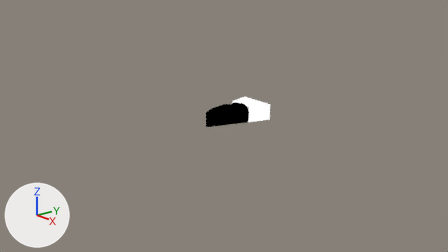
The Blender file pie.blend, before and after one commit.
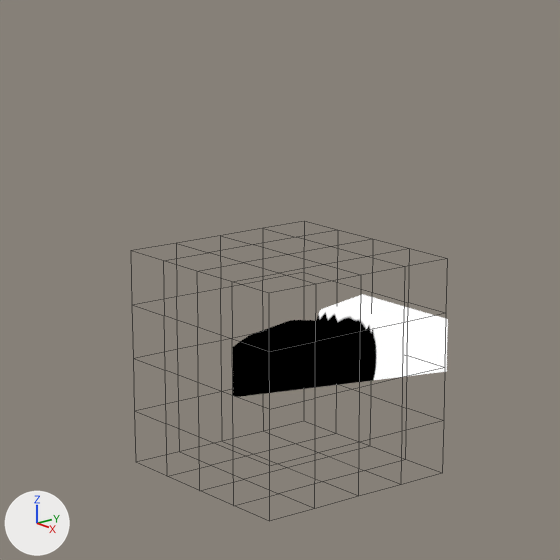
Each version appears first from the file's camera 'Camera', and next in a close-up on the part from 30% to 68% of the width and 4% to 70% of the height. Lighting does not change. The marker at lower left points along +X, +Y and +Z. The close-ups show mesh edges as thin lines.
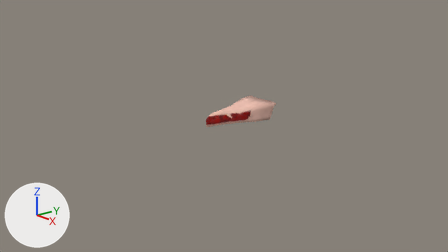
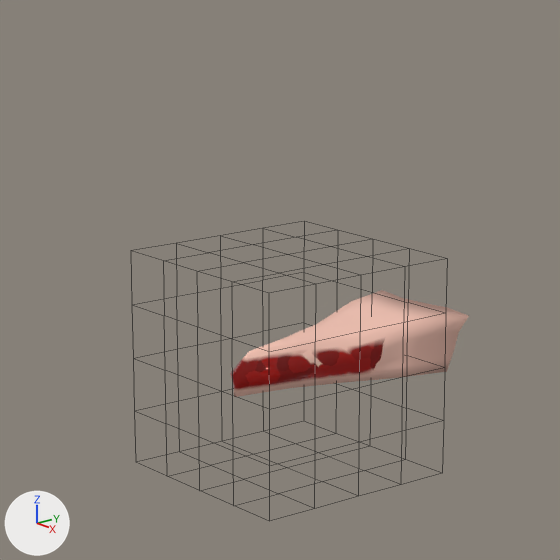
Location of each change, [x1, y1, x2, y2] in pixels of the close-ups (560 x 560 px):
'Cube', surface changed, shading changed, modifiers changed
    before: [232, 294, 448, 397]
    after: [230, 290, 469, 397]

The change, as a diff of the scene's bpy script:
```diff
--- a/pie.blend.py
+++ b/pie.blend.py
@@ ng_nodegroup_001 @@
 _s = ng_nodegroup_001.interface.new_socket(name='Vector', in_out='INPUT', socket_type='NodeSocketVector')
 _s.max_value = -10000.0
-_s = ng_nodegroup_001.interface.new_socket(name='Vector', in_out='INPUT', socket_type='NodeSocketVector')
-_s.min_value = 0.0
-_s.max_value = -10000.0
 _N = ng_nodegroup_001.nodes; _L = ng_nodegroup_001.links
@@ ng_nodegroup_001 @@
 n1 = _N.new('ShaderNodeMapRange'); n1.name = 'Map Range'
 n1.inputs[1].default_value = -1.0  # 'From Min'
-n1.inputs[3].default_value = 0.03  # 'To Min'
+n1.inputs[3].default_value = 0.01  # 'To Min'
 n1.inputs[4].default_value = 0.6  # 'To Max'
@@ ng_nodegroup_001 @@
 n5 = _N.new('NodeGroupInput'); n5.name = 'Group Input'
 n3 = _N.new('ShaderNodeVectorMath'); n3.name = 'Vector Math.002'
 _L.new(n5.outputs[0], n0.inputs[0])  # 'Vector' to 'Vector'
-_L.new(n5.outputs[1], n3.inputs[0])  # 'Vector' to 'Vector'
 _L.new(n3.outputs[0], n4.inputs[0])  # 'Vector' to 'Vector'
@@ ng_nodegroup_001 @@
 _L.new(n1.outputs[0], n2.inputs[0])  # 'Result' to 'X'
+_L.new(n5.outputs[0], n3.inputs[0])  # 'Vector' to 'Vector'
@@ ng_nodegroup_003 @@
 ng_nodegroup_003 = bpy.data.node_groups.new('NodeGroup.003', 'ShaderNodeTree')
-# nodes: CombineXYZ, MapRange x2, Math x3, SeparateXYZ, VectorMath x2
+# nodes: CombineXYZ, MapRange, Math x2, SeparateXYZ, VectorMath x2
@@ ng_nodegroup_005 @@
+ng_nodegroup_005 = bpy.data.node_groups.new('NodeGroup.005', 'ShaderNodeTree')
+# nodes: CombineXYZ, MapRange, SeparateXYZ, VectorMath
@@ ng_nodegroup_004 @@
+ng_nodegroup_004 = bpy.data.node_groups.new('NodeGroup.004', 'ShaderNodeTree')
+# nodes: CombineXYZ, MapRange, Math, RGBCurve, SeparateXYZ, VectorMath
@@ mat_material @@
 mat_material = bpy.data.materials.new('Material')
-# nodes: Emission, Group x4, OutputMaterial, VectorMath
+# nodes: BsdfPrincipled x2, Displacement, Group x6, Math x9, Mix x3, MixShader, OutputMaterial, SeparateXYZ, TexNoise, TexVoronoi, TexWave, VectorMath x3
+# colours: red #b90e07, black #000000, beige #f4c4b4
@@ me_cube @@
 me_cube.from_pydata(...)  # 8 vertices, 6 faces; spans x -1.0..1.0, y -1.0..1.0, z -1.0..1.0
 # used by ob_cube; location = (0.0, 0.0, 0.0)
+# me_cube part 1: all faces are now shaded smooth (6 of 6 changed)
 me_cube.materials.append(mat_material)
@@ ob_cube @@
 _m = ob_cube.modifiers.new('Subdivision', 'SUBSURF')
 _m.levels = 5
-_m.render_levels = 3
-_m.use_adaptive_subdivision = True
+_m.render_levels = 5
 _m.adaptive_pixel_size = 0.5
```
